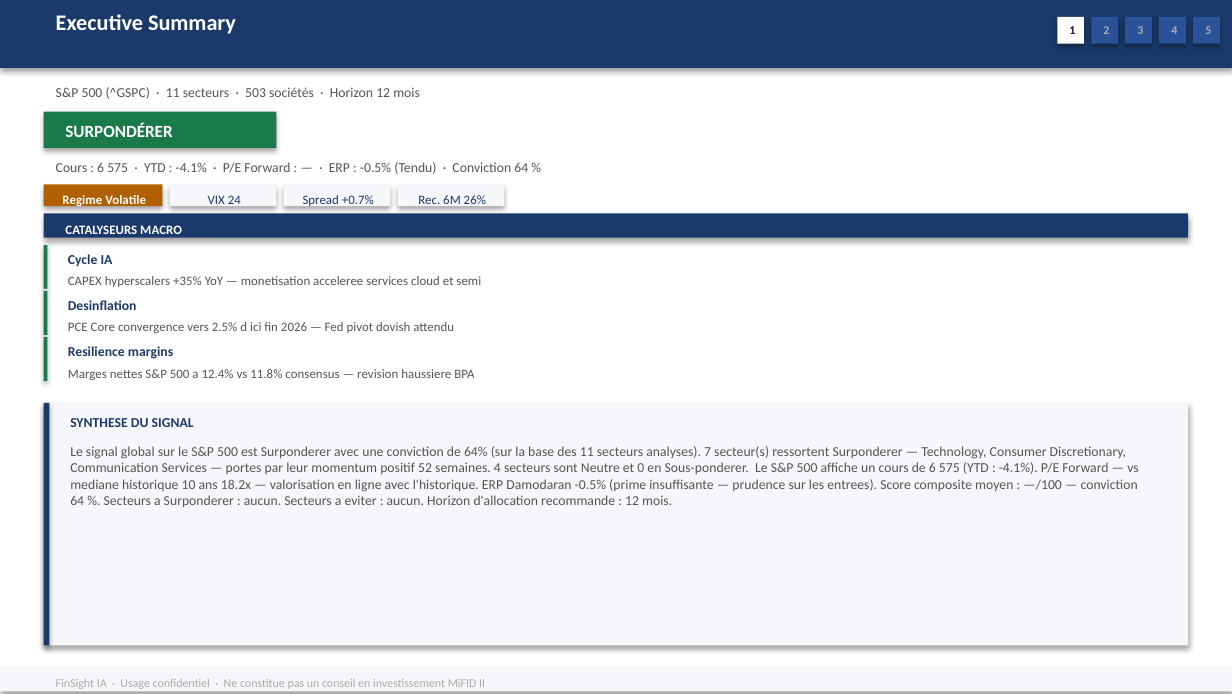
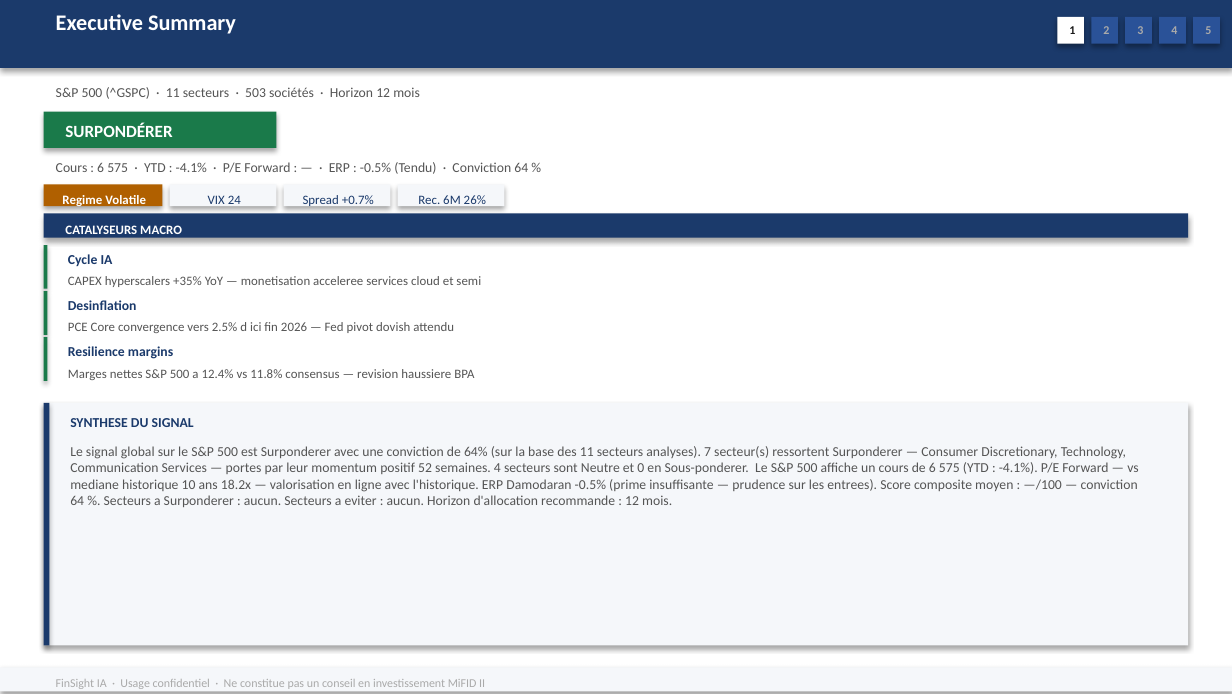
Before and after one commit to baptistejeh07-art/finsight-ia, a slide deck: slide 2 of preview/indice_SP_500/indice_SP_500.pptx. Drawn at 1232x694 pixels with LibreOffice and Linux fonts; fonts in the diff are those of the drawing. Boxes give left, top, right and bottom in pixels: in the first picture for what was removed or moved away, otherwise in the second. Text is boxed around its words. In the diff, an @@ line names an element or a change of style, - is before the commit and + after.

```diff
--- a/preview/indice_SP_500/indice_SP_500.pptx
+++ b/preview/indice_SP_500/indice_SP_500.pptx
@@ text at (x1=70, y1=446, x2=1139, y2=507): text changed @@
-Le signal global sur le S&P 500 est Surponderer avec une conviction de 64% (sur la base des 11 secteurs analyses). 7 secteur(s) ressortent Surponderer — Technology, Consumer Discretionary, Communication Services — portes par leur momentum positif 52 semaines. 4 secteurs sont Neutre et 0 en Sous-ponderer. Le S&P 500 affiche un cours de 6 575 (YTD : -4.1%). P/E Forward — vs mediane historique 10 ans 18.2x — valorisation en ligne avec l'historique. ERP Damodaran -0.5% (prime insuffisante — prudence sur les entrees). Score composite moyen : —/100 — conviction 64 %. Secteurs a Surponderer : aucun. Secteurs a eviter : aucun. Horizon d'allocation recommande : 12 mois.
+Le signal global sur le S&P 500 est Surponderer avec une conviction de 64% (sur la base des 11 secteurs analyses). 7 secteur(s) ressortent Surponderer — Consumer Discretionary, Technology, Communication Services — portes par leur momentum positif 52 semaines. 4 secteurs sont Neutre et 0 en Sous-ponderer. Le S&P 500 affiche un cours de 6 575 (YTD : -4.1%). P/E Forward — vs mediane historique 10 ans 18.2x — valorisation en ligne avec l'historique. ERP Damodaran -0.5% (prime insuffisante — prudence sur les entrees). Score composite moyen : —/100 — conviction 64 %. Secteurs a Surponderer : aucun. Secteurs a eviter : aucun. Horizon d'allocation recommande : 12 mois.
```
Also in this commit, not shown: 1 other slide changed, 1 other file.
